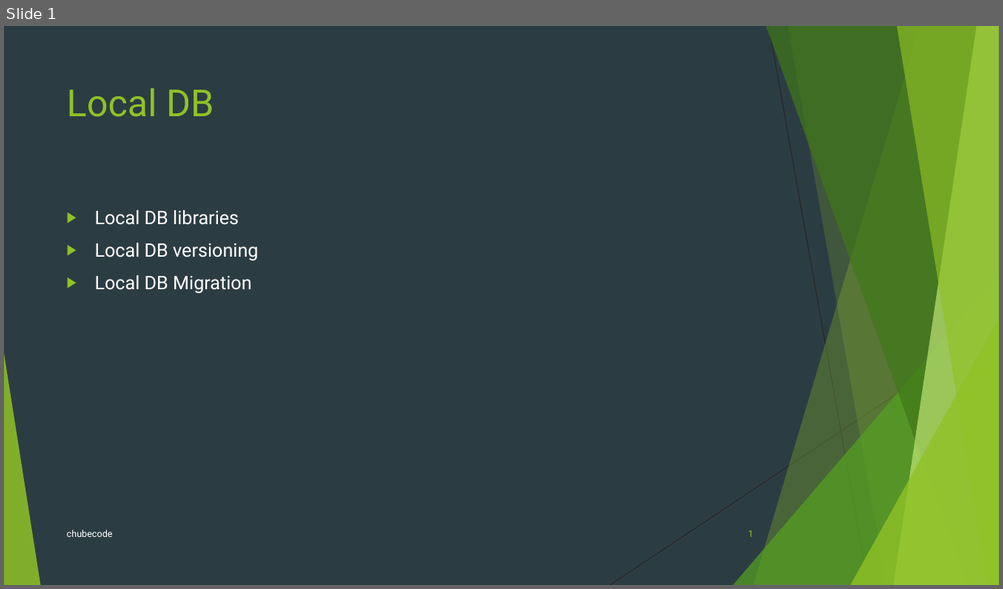
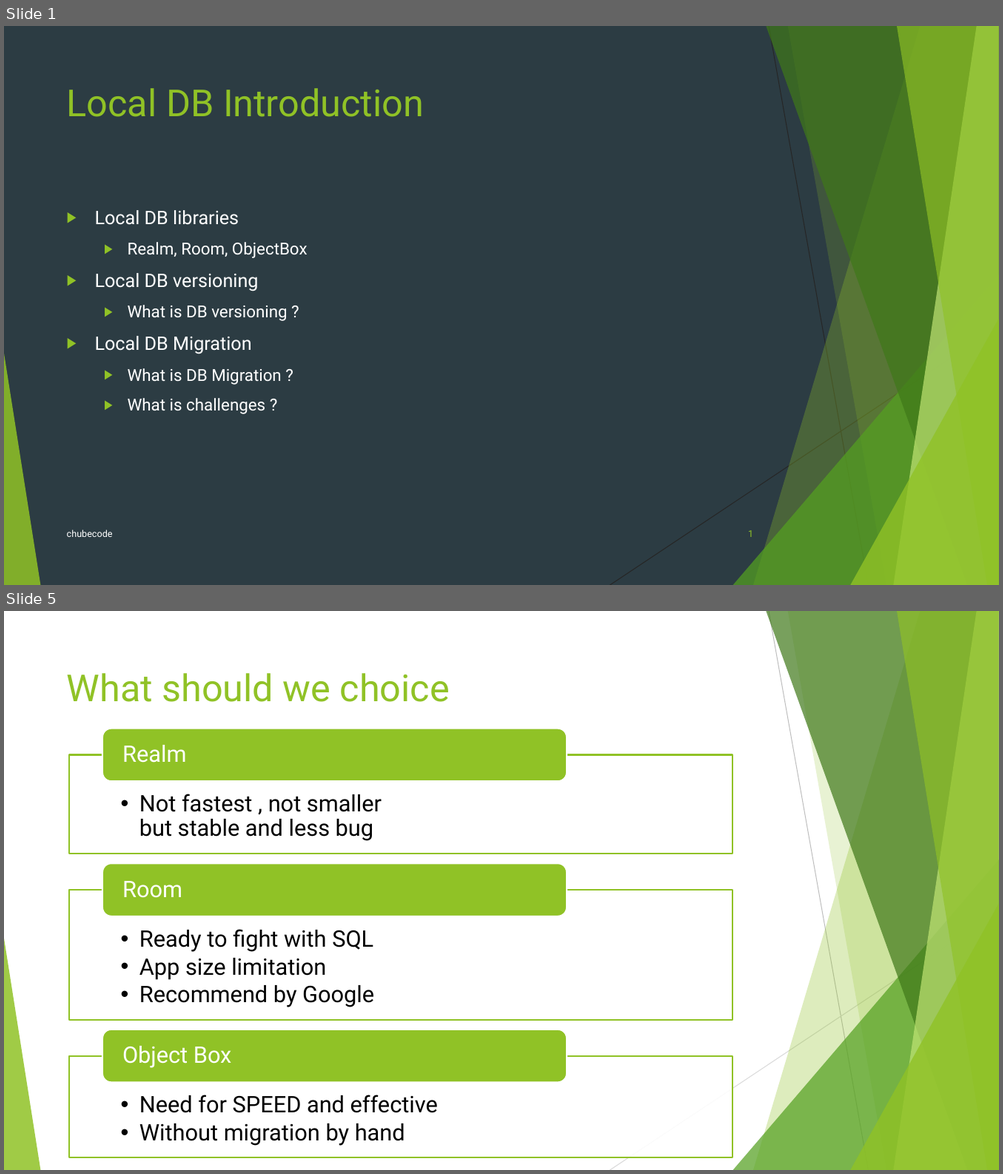
Before and after one commit to chubecode/allwaytolocaldb, a slide deck: LocalDB_chubecode.pptx. Shown one above the other, each under a label of ours: slide 1 before the commit, slides 1 and 5 after it; the slides between them are not shown. The pictures are 1003x589 and 1003x1174 pixels, drawn with LibreOffice and Linux fonts; fonts in the diff are those of the drawing. Boxes give left, top, right and bottom in pixels: in the first picture for what was removed or moved away, otherwise in the second. Text is boxed around its words. In the diff, an @@ line names an element or a change of style, - is before the commit and + after.

```diff
--- a/LocalDB_chubecode.pptx
+++ b/LocalDB_chubecode.pptx
@@ slide 5 added at (x1=4, y1=611, x2=999, y2=1170), background #FFFFFF; not listed: 8 template elements that a slide beside it also shows @@
@@ line added from (768, 611) to (868, 1170), #BFBFBF 0.75 pt @@
@@ title added at (x1=67, y1=673, x2=449, y2=702), 36 pt, text #90C226 @@
+What should we choice
@@ line added from (999, 911) to (610, 1170), #D9D9D9 0.75 pt @@
@@ group added at (x1=70, y1=728, x2=733, y2=1158): 6 texts, 3 rectangles, 3 rounded rectangles @@
+  • Not fastest , not smaller
+    but stable and less bug
+Realm
+  • Ready to fight with SQL
+  • App size limitation
+  • Recommend by Google
+Room
+  • Need for SPEED and effective
+  • Without migration by hand
+Object Box
@@ slide 1 changed as well @@
@@ title at (x1=67, y1=88, x2=424, y2=117): text changed @@
-Local DB
+Local DB Introduction
@@ text at (x1=128, y1=242, x2=307, y2=258): paragraph added @@
+  ▶ Realm, Room, ObjectBox
@@ text at (x1=128, y1=305, x2=287, y2=321): paragraph added @@
+  ▶ What is DB versioning ?
@@ text at (x1=128, y1=369, x2=282, y2=414): paragraphs added @@
+  ▶ What is DB Migration ?
+  ▶ What is challenges ?
```
Also in this commit, not shown: 2 other slides changed, 2 other slides added.
